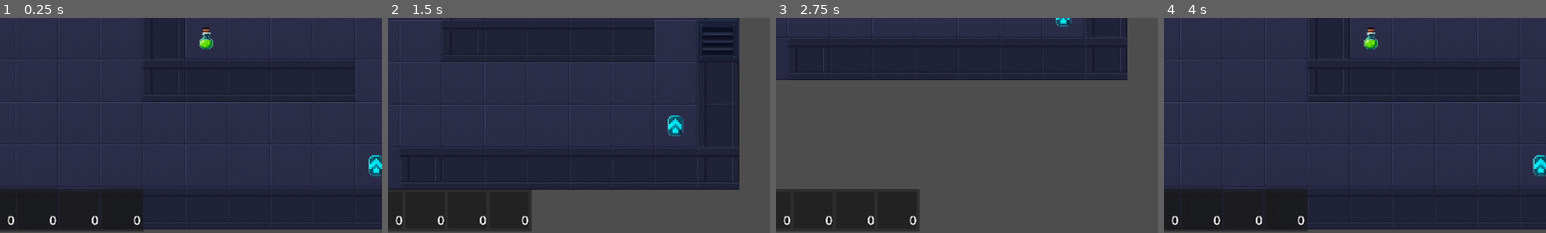
Above: before the commit, frames 1-4 (left to right).
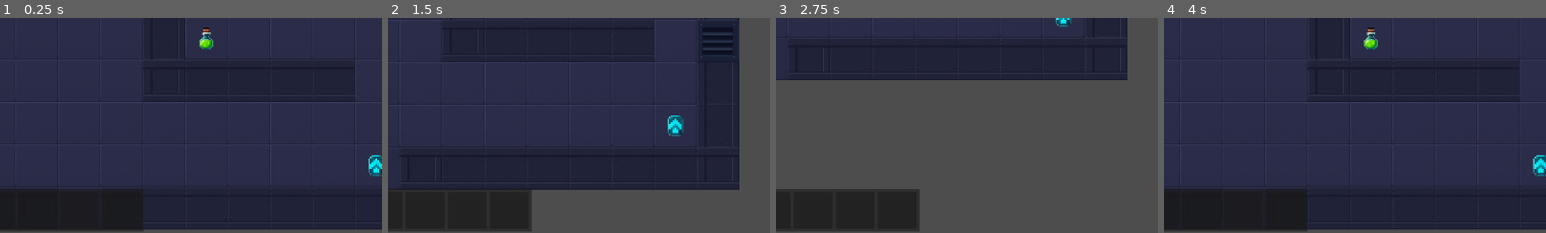
Above: after the commit, the same moments.

Repository: Magamid-Inc/Arcade-Game-Project
Game: Godot game, scene res://scenes/game.tscn
The game is run twice, just before and just after one commit, with the same random seed, the same clock (stepped at 60 frames per second) and the same inputs.
Inputs:
- Up to frame 1 (0.25 s): no input
- Up to frame 2 (1.5 s): tap Enter at 0.5 s; hold D (move_right) 0.53-1.28 s; tap 1 (press_num_1) at 0.6 s; hold S (move_down) from 1.28 s (still down); tap 2 (press_num_2) at 1.35 s
- Up to frame 3 (2.75 s): release S (move_down) at 2.03 s; hold D (move_right) from 2.03 s (still down); tap 3 (press_num_3) at 2.1 s
- Up to frame 4 (4 s): release D (move_right) at 2.78 s; hold W (move_up) 2.78-3.53 s; tap 4 (press_num_4) at 2.85 s; hold A (move_left) from 3.53 s (still down); tap 1 (press_num_1) at 3.6 s
The pictures show only the part of the screen within x 45-95%, y 49-99%; the shares and areas given below are measured in that part.

The runs differ from the first frame. In frame 1, 0.2% of the frame differs, in the area x 2-37%, y 92-97%; in frame 2, 0.2%; in frame 3, 0.2%; in frame 4, 0.2%.
Error before the commit: Trying to assign value of type 'Node' to a variable of type 'inventory.gd'. (res://scripts/player.gd:7)

Commit message:
Revert "Update game.tscn"
This reverts commit c28c210b5dc339232926b85f42d909bd497bc28d.

Diff:
--- a/scenes/game.tscn
+++ b/scenes/game.tscn
@@ -16,8 +16,6 @@
 [ext_resource type="Texture2D" uid="uid://dtsa457nrj0fl" path="res://assets/interface/bar 100 hp.png" id="12_dinhu"]
 [ext_resource type="Script" uid="uid://ci384mq3mltxg" path="res://scripts/player_money_ui.gd" id="13_ir15t"]
 [ext_resource type="Texture2D" uid="uid://bktu7s67tl8eo" path="res://assets/loot/coin.png" id="13_trtic"]
-[ext_resource type="PackedScene" uid="uid://dp24jsuhattth" path="res://scenes/meteorite.tscn" id="9_vtaks"]
-[ext_resource type="PackedScene" uid="uid://dhjye6seei1yx" path="res://scenes/meteorite_2.tscn" id="10_kvpfn"]
 
 
 [sub_resource type="TileSetAtlasSource" id="TileSetAtlasSource_dinhu"]
@@ -305,5 +303,3 @@
 size_flags_vertical = 8
 theme_override_font_sizes/font_size = 18
 text = "000"
-
-meteor_scenes = Array[PackedScene]([ExtResource("9_vtaks"), ExtResource("10_kvpfn")])
Not shown: 1 places in scenes/game.tscn that only renumber resources
